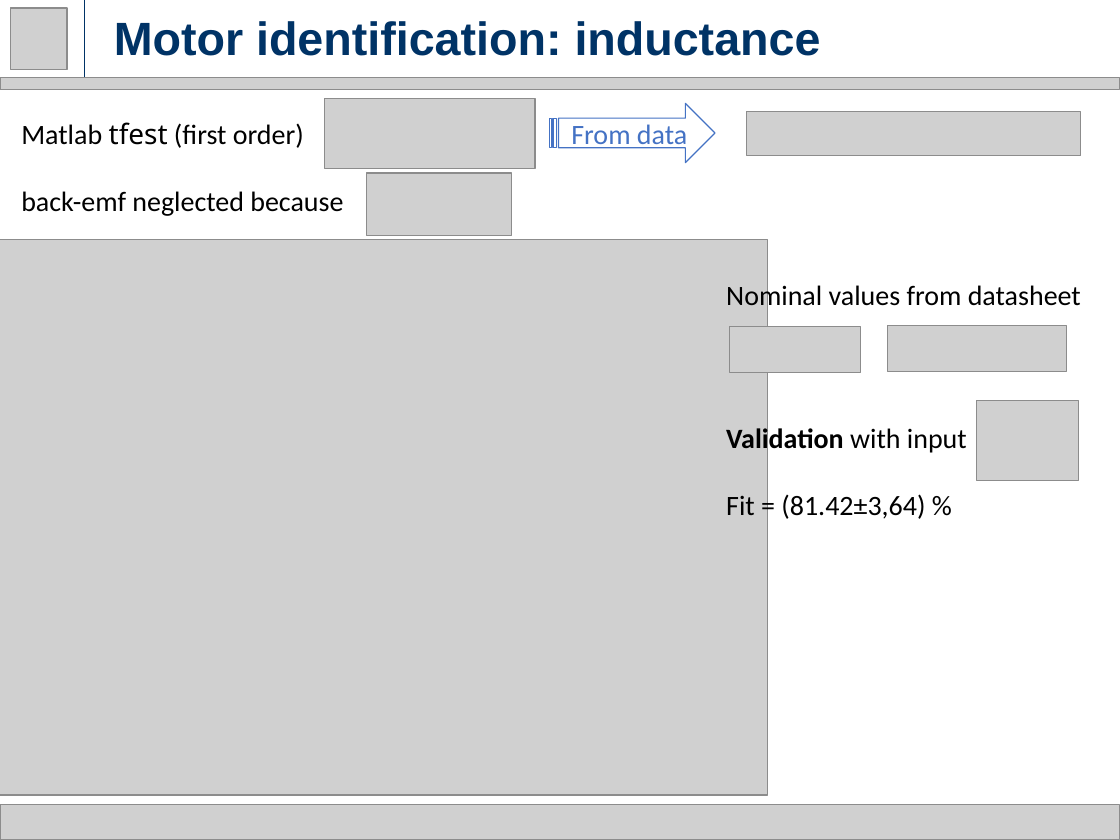
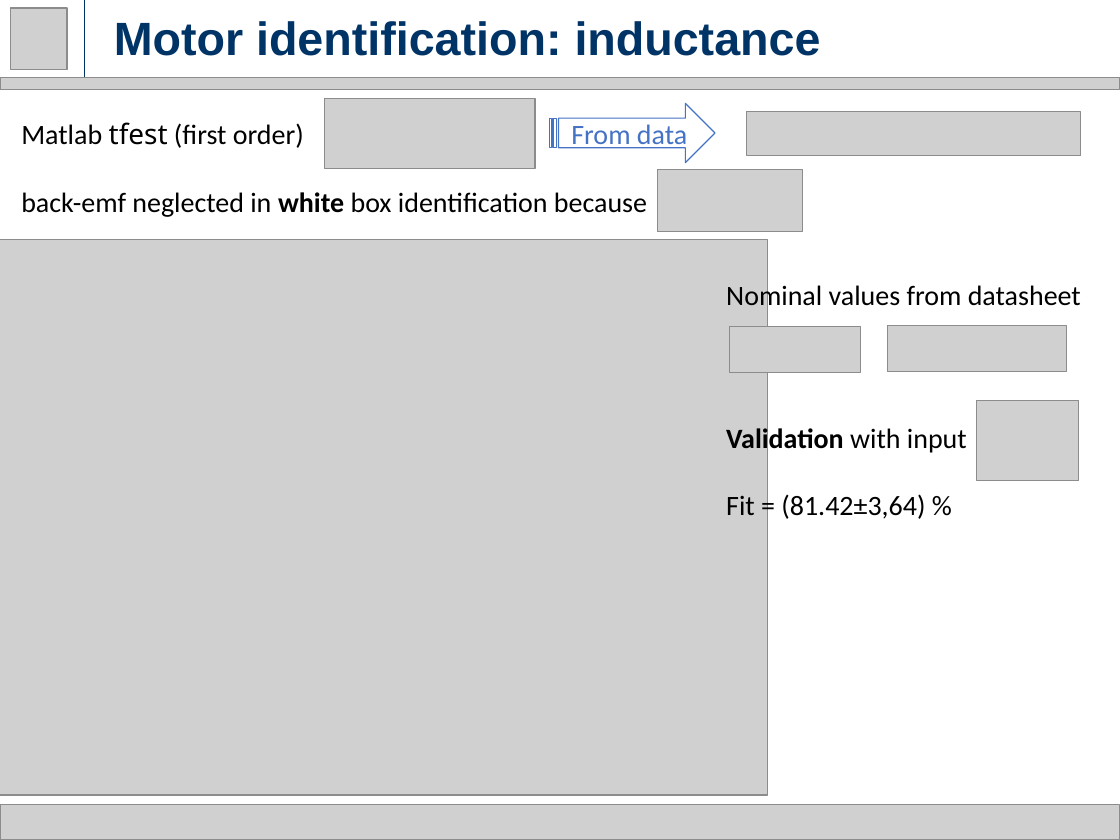
Before and after one commit to rssalessio/Control-Linear-Vibrations, a slide deck: slide 14 of finalPresentation/Part 1/Part1.pptx. Drawn at 1120x840 pixels with LibreOffice and Linux fonts; fonts in the diff are those of the drawing; grey boxes stand for pictures. Boxes give left, top, right and bottom in pixels: in the first picture for what was removed or moved away, otherwise in the second. Text is boxed around its words. In the diff, an @@ line names an element or a change of style, - is before the commit and + after.

```diff
--- a/finalPresentation/Part 1/Part1.pptx
+++ b/finalPresentation/Part 1/Part1.pptx
@@ picture removed at [366,174,511,236] @@
@@ picture added at [657,169,802,232] @@
@@ text at [21,192,647,217]: text changed @@
-back-emf neglected because
+back-emf neglected in white box identification because
```
Also in this commit, not shown: 7 other slides changed.
